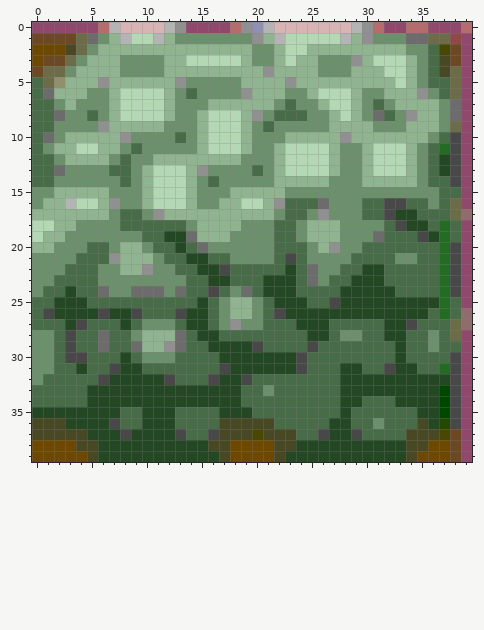
One commit to this pixel-art sprite: images/breakable.png. Above is the file before it was changed.
The file is 40x40 pixels.
After:
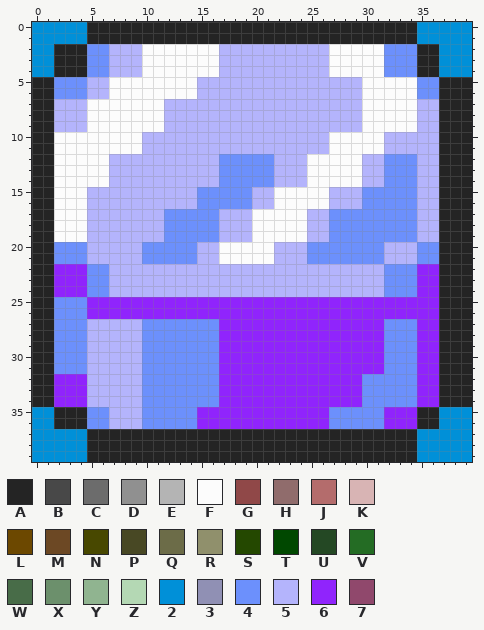
Palette (. is transparent): A #242424  B #484848  C #6c6c6c  D #909090  E #b4b4b4  F #fcfcfc  G #904848  H #906c6c  J #b46c6c  K #d8b4b4  L #6c4800  M #6c4824  N #484800  P #484824  Q #6c6c48  R #90906c  S #244800  T #004800  U #244824  V #246c24  W #486c48  X #6c906c  Y #90b490  Z #b4d8b4  2 #0090d8  3 #9090b4  4 #6c90fc  5 #b4b4fc  6 #9024fc  7 #90486c
Change:
Changed rows in their new state; - is an unchanged pixel.
first column x 0:
 0 22222AAAAAAAAAAAAAAAAAAAAAAAAAAAAAA22222
 1 22222AAAAAAAAAAAAAAAAAAAAAAAAAAAAAA22222
 2 22AAA44555FFFFFFF5555555555FFFFF444AA222
 3 22AAA44555FFFFFFF5555555555FFFFF444AA222
 4 22AAA44555FFFFFFF5555555555FFFFF444AA222
 5 AA44455FFFFFFFF555555555555555FFFFF44AAA
 6 AA44455FFFFFFFF555555555555555FFFFF44AAA
 7 AA555FFFFFFF555555555555555555FFFFF55AAA
 8 AA555FFFFFFF555555555555555555FFFFF55AAA
 9 AA555FFFFFFF555555555555555555FFFFF55AAA
10 AAFFFFFFFF55555555555555555FFFFF55555AAA
11 AAFFFFFFFF55555555555555555FFFFF55555AAA
12 AAFFFFF555555555544444555FFFFF5544455AAA
13 AAFFFFF555555555544444555FFFFF5544455AAA
14 AAFFFFF555555555544444555FFFFF5544455AAA
15 AAFFF55555555554444455FFFFF5554444455AAA
16 AAFFF55555555554444455FFFFF5554444455AAA
17 AAFFF555555544444555FFFFF554444444455AAA
18 AAFFF555555544444555FFFFF554444444455AAA
19 AAFFF555555544444555FFFFF554444444455AAA
20 AA444555554444455FFFFF555444444455544AAA
21 AA444555554444455FFFFF555444444455544AAA
22 AA66644555555555555555555555555544466AAA
23 AA66644555555555555555555555555544466AAA
24 AA66644555555555555555555555555544466AAA
25 AA44466666666666666666666666666666666AAA
26 AA44466666666666666666666666666666666AAA
27 AA44455555444444466666666666666644466AAA
28 AA44455555444444466666666666666644466AAA
29 AA44455555444444466666666666666644466AAA
30 AA44455555444444466666666666666644466AAA
31 AA44455555444444466666666666666644466AAA
32 AA66655555444444466666666666664444466AAA
33 AA66655555444444466666666666664444466AAA
34 AA66655555444444466666666666664444466AAA
35 22AAA445554444466666666666644444666AA222
36 22AAA445554444466666666666644444666AA222
37 22222AAAAAAAAAAAAAAAAAAAAAAAAAAAAAA22222
38 22222AAAAAAAAAAAAAAAAAAAAAAAAAAAAAA22222
39 22222AAAAAAAAAAAAAAAAAAAAAAAAAAAAAA22222
